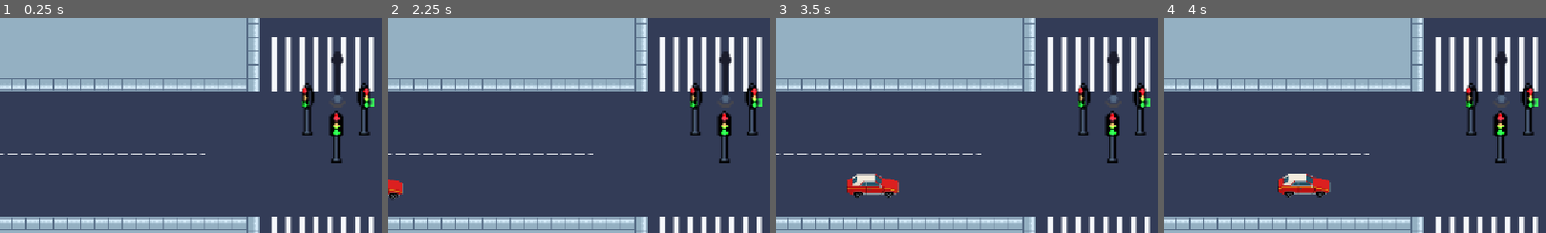
Above: before the commit, frames 1-4 (left to right).
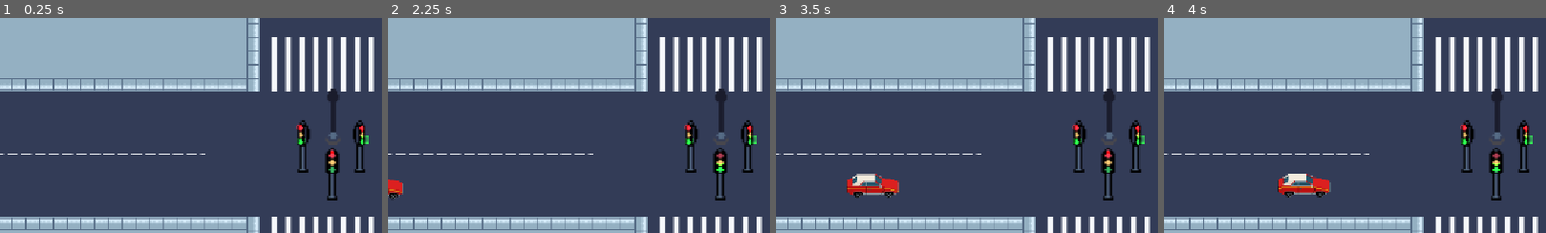
Above: after the commit, the same moments.

Repository: lafgo-fc/game-jam-repoooo
Game: Godot game, scene res://scne/test_one.tscn
Same seed, same stepped clock (60 frames per second), same inputs: the game is played once before the commit and once after it.
Inputs:
- Up to frame 1 (0.25 s): no input
- Up to frame 2 (2.25 s): tap Enter (ui_accept) at 0.5, 0.77, 1.25, 1.52 s; hold Right (ui_right) 0.53-2.03 s; tap F (traffic control, bound only before the commit) at 0.6, 1.35, 2.1 s; hold Left (ui_left) from 2.03 s (still down)
- Up to frame 3 (3.5 s): release Left (ui_left) at 2.78 s; hold Right (ui_right) from 2.78 s (still down); tap F (traffic control, bound only before the commit) at 2.85 s; tap Enter (ui_accept) at 3.02 s
- Up to frame 4 (4 s): keep holding Right (ui_right); tap F (traffic control, bound only before the commit) at 3.6 s; tap Enter (ui_accept) at 3.77 s
The pictures show only the part of the screen within x 4-54%, y 24-74%; the shares and areas given below are measured in that part.

The runs differ from the first frame. In frame 1, 3.7% of the frame differs, in the area x 77-98%, y 15-85%; in frame 2, 3.7%; in frame 3, 3.7%; in frame 4, 3.7%.
Error before the commit: Attempt to call function 'show' in base 'null instance' on a null instance. (res://scne/scripts/traffic.gd:21)

Commit message:
added new inputs

Diff:
--- a/project.godot
+++ b/project.godot
@@ -26,9 +26,24 @@
 
 [input]
 
-"traffic control"={
+"traffic control front"={
 "deadzone": 0.2,
 "events": [Object(InputEventKey,"resource_local_to_scene":false,"resource_name":"","device":-1,"window_id":0,"alt_press …(192 unchanged characters)…
+]
+}
+"traffic control back"={
+"deadzone": 0.2,
+"events": [Object(InputEventKey,"resource_local_to_scene":false,"resource_name":"","device":-1,"window_id":0,"alt_pressed":false,"shift_pressed":false,"ctrl_pressed":false,"meta_pressed":false,"pressed":false,"keycode":0,"physical_keycode":66,"key_label":0,"unicode":98,"location":0,"echo":false,"script":null)
+]
+}
+"traffic control right"={
+"deadzone": 0.2,
+"events": [Object(InputEventKey,"resource_local_to_scene":false,"resource_name":"","device":-1,"window_id":0,"alt_pressed":false,"shift_pressed":false,"ctrl_pressed":false,"meta_pressed":false,"pressed":false,"keycode":0,"physical_keycode":82,"key_label":0,"unicode":114,"location":0,"echo":false,"script":null)
+]
+}
+"traffic control left"={
+"deadzone": 0.2,
+"events": [Object(InputEventKey,"resource_local_to_scene":false,"resource_name":"","device":-1,"window_id":0,"alt_pressed":false,"shift_pressed":false,"ctrl_pressed":false,"meta_pressed":false,"pressed":false,"keycode":0,"physical_keycode":76,"key_label":0,"unicode":108,"location":0,"echo":false,"script":null)
 ]
 }
 
--- a/scne/scripts/traffic.gd
+++ b/scne/scripts/traffic.gd
@@ -1,13 +1,13 @@
 extends CharacterBody2D
-@onready var red_light = $red
-@onready var green_light = $green
+@onready var red_light = $"traffic light front/red"
+@onready var green_light = $"traffic light front/green"
 @onready var timer = $Timer
 var light : String = "red"
 var timer_stopped : bool =  false
 var direction_signal : String = "left"
 
 func _process(delta: float) -> void:
-	if Input.is_action_just_pressed("traffic control"):
+	if Input.is_action_just_pressed("traffic control front"):
 		if light == "red":
 			light = "green"
 		else:
--- a/scne/test_one.tscn
+++ b/scne/test_one.tscn
@@ -1,6 +1,7 @@
 [gd_scene format=3 uid="uid://c8lkwc0gleper"]
 
 [ext_resource type="Texture2D" uid="uid://bbim6tsly17kp" path="res://assets/map assets/CP_V1.1.0_nyknck/CP_V1.0.4_nyknck/CP_V1.0.4.png" id="1_rdy3u"]
+[ext_resource type="Texture2D" uid="uid://dvfbwf56pi4hu" path="res://assets/map assets/CP_V1.1.0_nyknck/tilemap_packed.png" id="2_ls8i0"]
 [ext_resource type="PackedScene" uid="uid://b5hmbecyicw8j" path="res://scne/traffic_lighttt.tscn" id="3_fsm8h"]
 [ext_resource type="PackedScene" uid="uid://b1iqng1h080e" path="res://scne/spawnr_thing.tscn" id="4_f5p5n"]
 [ext_resource type="Script" uid="uid://c4dgbo110484a" path="res://scne/label.gd" id="4_ls8i0"]
@@ -607,8 +608,498 @@
 7:56/0 = 0
 9:56/0 = 0
 
+[sub_resource type="TileSetAtlasSource" id="TileSetAtlasSource_uaidk"]
+texture = ExtResource("2_ls8i0")
+0:0/0 = 0
+1:0/0 = 0
+2:0/0 = 0
+3:0/0 = 0
+4:0/0 = 0
+5:0/0 = 0
+6:0/0 = 0
+7:0/0 = 0
+8:0/0 = 0
+9:0/0 = 0
+10:0/0 = 0
+11:0/0 = 0
+12:0/0 = 0
+13:0/0 = 0
+14:0/0 = 0
+15:0/0 = 0
+16:0/0 = 0
+17:0/0 = 0
+18:0/0 = 0
+19:0/0 = 0
+20:0/0 = 0
+21:0/0 = 0
+22:0/0 = 0
+23:0/0 = 0
+24:0/0 = 0
+25:0/0 = 0
+26:0/0 = 0
+0:1/0 = 0
+1:1/0 = 0
+2:1/0 = 0
+3:1/0 = 0
+4:1/0 = 0
+5:1/0 = 0
+6:1/0 = 0
+7:1/0 = 0
+8:1/0 = 0
+9:1/0 = 0
+10:1/0 = 0
+11:1/0 = 0
+12:1/0 = 0
+13:1/0 = 0
+14:1/0 = 0
+15:1/0 = 0
+16:1/0 = 0
+17:1/0 = 0
+18:1/0 = 0
+19:1/0 = 0
+20:1/0 = 0
+21:1/0 = 0
+22:1/0 = 0
+23:1/0 = 0
+24:1/0 = 0
+25:1/0 = 0
+26:1/0 = 0
+0:2/0 = 0
+1:2/0 = 0
+2:2/0 = 0
+3:2/0 = 0
+4:2/0 = 0
+5:2/0 = 0
+6:2/0 = 0
+7:2/0 = 0
+8:2/0 = 0
+9:2/0 = 0
+10:2/0 = 0
+11:2/0 = 0
+12:2/0 = 0
+13:2/0 = 0
+14:2/0 = 0
+15:2/0 = 0
+16:2/0 = 0
+17:2/0 = 0
+18:2/0 = 0
+19:2/0 = 0
+20:2/0 = 0
+21:2/0 = 0
+22:2/0 = 0
+23:2/0 = 0
+24:2/0 = 0
+25:2/0 = 0
+26:2/0 = 0
+0:3/0 = 0
+1:3/0 = 0
+2:3/0 = 0
+3:3/0 = 0
+4:3/0 = 0
+5:3/0 = 0
+6:3/0 = 0
+7:3/0 = 0
+8:3/0 = 0
+9:3/0 = 0
+10:3/0 = 0
+11:3/0 = 0
+12:3/0 = 0
+13:3/0 = 0
+14:3/0 = 0
+15:3/0 = 0
+16:3/0 = 0
+17:3/0 = 0
+18:3/0 = 0
+19:3/0 = 0
+20:3/0 = 0
+21:3/0 = 0
+22:3/0 = 0
+23:3/0 = 0
+24:3/0 = 0
+25:3/0 = 0
+26:3/0 = 0
+0:4/0 = 0
+1:4/0 = 0
+2:4/0 = 0
+3:4/0 = 0
+4:4/0 = 0
+5:4/0 = 0
+6:4/0 = 0
+7:4/0 = 0
+8:4/0 = 0
+9:4/0 = 0
+10:4/0 = 0
+11:4/0 = 0
+12:4/0 = 0
+13:4/0 = 0
+14:4/0 = 0
+15:4/0 = 0
+16:4/0 = 0
+17:4/0 = 0
+18:4/0 = 0
+19:4/0 = 0
+20:4/0 = 0
+21:4/0 = 0
+22:4/0 = 0
+23:4/0 = 0
+24:4/0 = 0
+25:4/0 = 0
+26:4/0 = 0
+0:5/0 = 0
+1:5/0 = 0
+2:5/0 = 0
+3:5/0 = 0
+4:5/0 = 0
+5:5/0 = 0
+6:5/0 = 0
+7:5/0 = 0
+8:5/0 = 0
+9:5/0 = 0
+10:5/0 = 0
+11:5/0 = 0
+12:5/0 = 0
+13:5/0 = 0
+14:5/0 = 0
+15:5/0 = 0
+16:5/0 = 0
+17:5/0 = 0
+18:5/0 = 0
+19:5/0 = 0
+20:5/0 = 0
+21:5/0 = 0
+22:5/0 = 0
+23:5/0 = 0
+24:5/0 = 0
+25:5/0 = 0
+26:5/0 = 0
+0:6/0 = 0
+1:6/0 = 0
+2:6/0 = 0
+3:6/0 = 0
+4:6/0 = 0
+5:6/0 = 0
+6:6/0 = 0
+7:6/0 = 0
+8:6/0 = 0
+9:6/0 = 0
+10:6/0 = 0
+11:6/0 = 0
+12:6/0 = 0
+13:6/0 = 0
+14:6/0 = 0
+15:6/0 = 0
+16:6/0 = 0
+17:6/0 = 0
+18:6/0 = 0
+19:6/0 = 0
+20:6/0 = 0
+21:6/0 = 0
+22:6/0 = 0
+23:6/0 = 0
+24:6/0 = 0
+25:6/0 = 0
+26:6/0 = 0
+0:7/0 = 0
+1:7/0 = 0
+2:7/0 = 0
+3:7/0 = 0
+4:7/0 = 0
+5:7/0 = 0
+6:7/0 = 0
+7:7/0 = 0
+8:7/0 = 0
+9:7/0 = 0
+10:7/0 = 0
+11:7/0 = 0
+12:7/0 = 0
+13:7/0 = 0
+14:7/0 = 0
+15:7/0 = 0
+16:7/0 = 0
+17:7/0 = 0
+18:7/0 = 0
+19:7/0 = 0
+20:7/0 = 0
+21:7/0 = 0
+22:7/0 = 0
+23:7/0 = 0
+24:7/0 = 0
+25:7/0 = 0
+26:7/0 = 0
+0:8/0 = 0
+1:8/0 = 0
+2:8/0 = 0
+3:8/0 = 0
+4:8/0 = 0
+5:8/0 = 0
+6:8/0 = 0
+7:8/0 = 0
+8:8/0 = 0
+9:8/0 = 0
+10:8/0 = 0
+11:8/0 = 0
+12:8/0 = 0
+13:8/0 = 0
+14:8/0 = 0
+15:8/0 = 0
+16:8/0 = 0
+17:8/0 = 0
+18:8/0 = 0
+19:8/0 = 0
+20:8/0 = 0
+21:8/0 = 0
+22:8/0 = 0
+23:8/0 = 0
+24:8/0 = 0
+25:8/0 = 0
+26:8/0 = 0
+0:9/0 = 0
+1:9/0 = 0
+2:9/0 = 0
+3:9/0 = 0
+4:9/0 = 0
+5:9/0 = 0
+6:9/0 = 0
+7:9/0 = 0
+8:9/0 = 0
+9:9/0 = 0
+10:9/0 = 0
+11:9/0 = 0
+12:9/0 = 0
+13:9/0 = 0
+14:9/0 = 0
+15:9/0 = 0
+16:9/0 = 0
+17:9/0 = 0
+18:9/0 = 0
+19:9/0 = 0
+20:9/0 = 0
+21:9/0 = 0
+22:9/0 = 0
+23:9/0 = 0
+24:9/0 = 0
+25:9/0 = 0
+26:9/0 = 0
+0:10/0 = 0
+1:10/0 = 0
+2:10/0 = 0
+3:10/0 = 0
+4:10/0 = 0
+5:10/0 = 0
+6:10/0 = 0
+7:10/0 = 0
+8:10/0 = 0
+9:10/0 = 0
+10:10/0 = 0
+11:10/0 = 0
+12:10/0 = 0
+13:10/0 = 0
+14:10/0 = 0
+15:10/0 = 0
+16:10/0 = 0
+17:10/0 = 0
+18:10/0 = 0
+19:10/0 = 0
+20:10/0 = 0
+21:10/0 = 0
+22:10/0 = 0
+23:10/0 = 0
+24:10/0 = 0
+25:10/0 = 0
+26:10/0 = 0
+0:11/0 = 0
+1:11/0 = 0
+2:11/0 = 0
+3:11/0 = 0
+4:11/0 = 0
+5:11/0 = 0
+6:11/0 = 0
+7:11/0 = 0
+8:11/0 = 0
+9:11/0 = 0
+10:11/0 = 0
+11:11/0 = 0
+12:11/0 = 0
+13:11/0 = 0
+14:11/0 = 0
+15:11/0 = 0
+16:11/0 = 0
+17:11/0 = 0
+18:11/0 = 0
+19:11/0 = 0
+20:11/0 = 0
+21:11/0 = 0
+22:11/0 = 0
+23:11/0 = 0
+24:11/0 = 0
+25:11/0 = 0
+26:11/0 = 0
+0:12/0 = 0
+1:12/0 = 0
+2:12/0 = 0
+3:12/0 = 0
+4:12/0 = 0
+5:12/0 = 0
+6:12/0 = 0
+7:12/0 = 0
+8:12/0 = 0
+9:12/0 = 0
+10:12/0 = 0
+11:12/0 = 0
+12:12/0 = 0
+13:12/0 = 0
+14:12/0 = 0
+15:12/0 = 0
+16:12/0 = 0
+17:12/0 = 0
+18:12/0 = 0
+19:12/0 = 0
+20:12/0 = 0
+21:12/0 = 0
+22:12/0 = 0
+23:12/0 = 0
+24:12/0 = 0
+25:12/0 = 0
+26:12/0 = 0
+0:13/0 = 0
+1:13/0 = 0
+2:13/0 = 0
+3:13/0 = 0
+4:13/0 = 0
+5:13/0 = 0
+6:13/0 = 0
+7:13/0 = 0
+8:13/0 = 0
+9:13/0 = 0
+10:13/0 = 0
+11:13/0 = 0
+12:13/0 = 0
+13:13/0 = 0
+14:13/0 = 0
+15:13/0 = 0
+16:13/0 = 0
+17:13/0 = 0
+18:13/0 = 0
+19:13/0 = 0
+20:13/0 = 0
+21:13/0 = 0
+22:13/0 = 0
+23:13/0 = 0
+24:13/0 = 0
+25:13/0 = 0
+26:13/0 = 0
+0:14/0 = 0
+1:14/0 = 0
+2:14/0 = 0
+3:14/0 = 0
+4:14/0 = 0
+5:14/0 = 0
+6:14/0 = 0
+7:14/0 = 0
+8:14/0 = 0
+9:14/0 = 0
+10:14/0 = 0
+11:14/0 = 0
+12:14/0 = 0
+13:14/0 = 0
+14:14/0 = 0
+15:14/0 = 0
+16:14/0 = 0
+17:14/0 = 0
+18:14/0 = 0
+19:14/0 = 0
+20:14/0 = 0
+21:14/0 = 0
+22:14/0 = 0
+23:14/0 = 0
+24:14/0 = 0
+25:14/0 = 0
+26:14/0 = 0
+0:15/0 = 0
+1:15/0 = 0
+2:15/0 = 0
+3:15/0 = 0
+4:15/0 = 0
+5:15/0 = 0
+6:15/0 = 0
+7:15/0 = 0
+8:15/0 = 0
+9:15/0 = 0
+10:15/0 = 0
+11:15/0 = 0
+12:15/0 = 0
+13:15/0 = 0
+14:15/0 = 0
+15:15/0 = 0
+16:15/0 = 0
+17:15/0 = 0
+18:15/0 = 0
+19:15/0 = 0
+20:15/0 = 0
+21:15/0 = 0
+22:15/0 = 0
+23:15/0 = 0
+24:15/0 = 0
+25:15/0 = 0
+26:15/0 = 0
+0:16/0 = 0
+1:16/0 = 0
+2:16/0 = 0
+3:16/0 = 0
+4:16/0 = 0
+5:16/0 = 0
+6:16/0 = 0
+7:16/0 = 0
+8:16/0 = 0
+9:16/0 = 0
+10:16/0 = 0
+11:16/0 = 0
+12:16/0 = 0
+13:16/0 = 0
+14:16/0 = 0
+15:16/0 = 0
+16:16/0 = 0
+17:16/0 = 0
+18:16/0 = 0
+19:16/0 = 0
+20:16/0 = 0
+21:16/0 = 0
+22:16/0 = 0
+23:16/0 = 0
+24:16/0 = 0
+25:16/0 = 0
+26:16/0 = 0
+0:17/0 = 0
+1:17/0 = 0
+2:17/0 = 0
+3:17/0 = 0
+4:17/0 = 0
+5:17/0 = 0
+6:17/0 = 0
+7:17/0 = 0
+8:17/0 = 0
+9:17/0 = 0
+10:17/0 = 0
+11:17/0 = 0
+12:17/0 = 0
+13:17/0 = 0
+14:17/0 = 0
+15:17/0 = 0
+16:17/0 = 0
+17:17/0 = 0
+18:17/0 = 0
+19:17/0 = 0
+20:17/0 = 0
+21:17/0 = 0
+22:17/0 = 0
+23:17/0 = 0
+24:17/0 = 0
+25:17/0 = 0
+26:17/0 = 0
+
 [sub_resource type="TileSet" id="TileSet_s7wsd"]
 sources/0 = SubResource("TileSetAtlasSource_xptqv")
+sources/1 = SubResource("TileSetAtlasSource_uaidk")
 
 [node name="test one" type="Node2D" unique_id=1756665684]
 
@@ -629,7 +1120,7 @@
 
 [node name="TrafficLighttt" parent="." unique_id=24907968 instance=ExtResource("3_fsm8h")]
 visibility_layer = 513
-position = Vector2(-56, -14)
+position = Vector2(-61, 29)
 scale = Vector2(2, 2)
 
 [node name="spawnr thing" parent="." unique_id=1807773249 node_paths=PackedStringArray("stop_point", "cross_point", "exit_point", "fuckoff") instance=ExtResource("4_f5p5n")]
